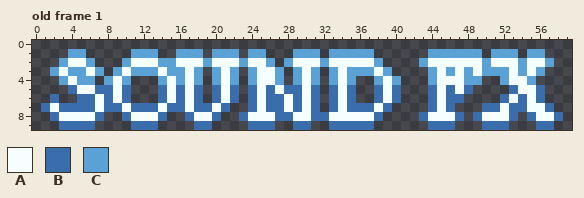
File history of a pixel-art file, sprites/label-sound-fx.aseprite. Above is the file before it was changed.
60x10 pixels, 2 frames. Shown: old frame 1. The commit also changed other frames, which this record leaves out.
Palette (. is transparent): A #f6ffff  B #396dac  C #5aa1d5
Pixels before, old frame 1, first column x 1:
 1 ...CC.....CCC..CCC.CCC.CC...CCC.CCCCC......CCCCCC.CCC.CC..
 2 ..CAAC...CAAACCAAACAAACAAC.CAAACAAAAAC....CAAAAAACAAACAAC.
 3 .CACCAC.CACCCACCAC.CAC.CAAC.CAC.CACCCAC....CACACACCCACAC..
 4 ..CACC.CAC...CACAC.CAC.CAAC.CAC.CAC..CAC...CAAACC..CAAC...
 5 ...BAABBAB...BABAB.BAB.BABABBAB.BAB..BAB...BABAB....BAAB..
 6 .B..BBABAB...BABAB.BAB.BABBABAB.BAB..BAB...BABB....BABAB..
 7 BABBBBABBABBBABBABBAB..BABBABAB.BABBBAB....BAB...BBABBAAB.
 8 .BAAAAB..BAAAB..BAAB..BAAABBAABBAAAAAB....BAAAB.BAAAB.BAAB
 9 ..BBBB....BBB....BB....BBB..BB..BBBBB......BBB...BBB...BB.
Once edited:
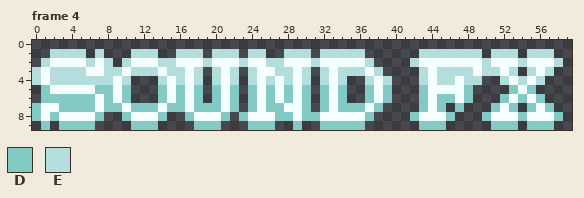
Colours new in this view: D #83cac5  E #b4dede
A new or re-ordered frame is compared with the old frame closest to it.
Edits made:
frames 2 -> 4
Changed rows in their new state; - is an unchanged pixel.
Frame 4 is new; against old frame 1:
first column x 0:
 1 --EEEE-E---EEE--EEE-EEE-EE--EEE.EEEEE.-----EEEEEEE-EEE-EEE-
 2 -EAA--EAE-E---EE---E---E--EEA--EA----E.---EA------E---E--AE
 3 EAEEEE-AEE-EEE-EE-E-E-E-E--EEAE.EAEEEAE.---EAEEEE-EEAE.EAE-
 4 EAEEEEEEE-E---E-E-E-E-E-E-EAEAE.EAE.-EAE.--EAEE-EE--E-EAE--
 5 -DAAA--DD-D---D-D-D-D-D-D-D-DAD.DAD.-DAD.--DA-A-D----D-D.--
 6 -DDDDDD-D-D---D-D-D-D-D-D-DADAD.DAD.-DAD.--DADDAD---D-D-D--
 7 DA-DDDD-DD-DDD-DD-DDDAD-D-DD-AD.DADDDAD.---DAD.D--.D-D.D-D-
 8 DAD----D--D---D--D--AD-D---DD-DDA----D.---DA--D.-.D--ADA--D
 9 -D-DDDD----DDD----DDD---DDD--D.-DDDDD.-----DDD.---.DDD-DDD-
Changed places in both pictures, as pixel boxes (x1, y1, x2, y2):
changed: (32, 49, 563, 130)
